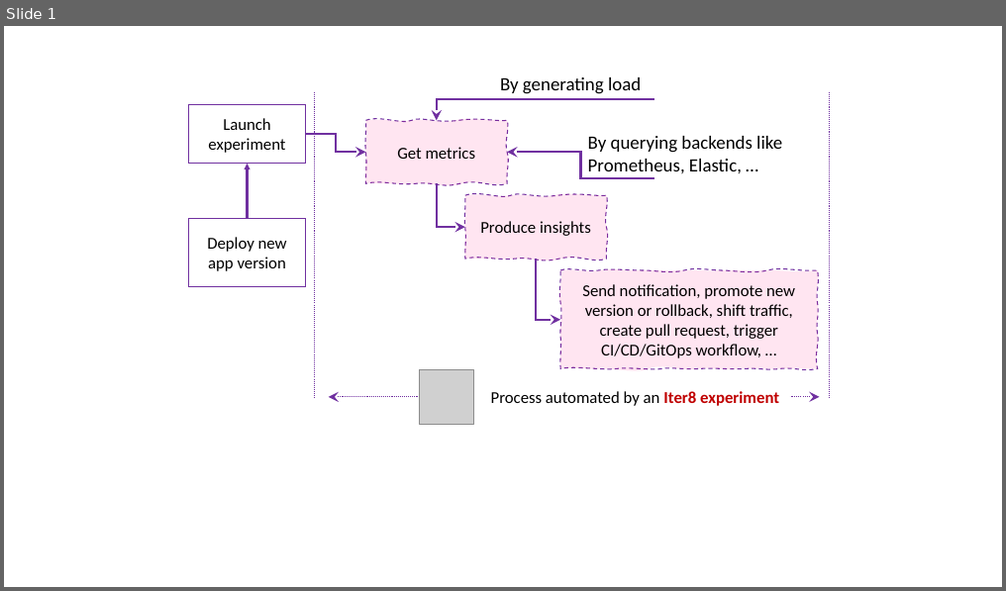
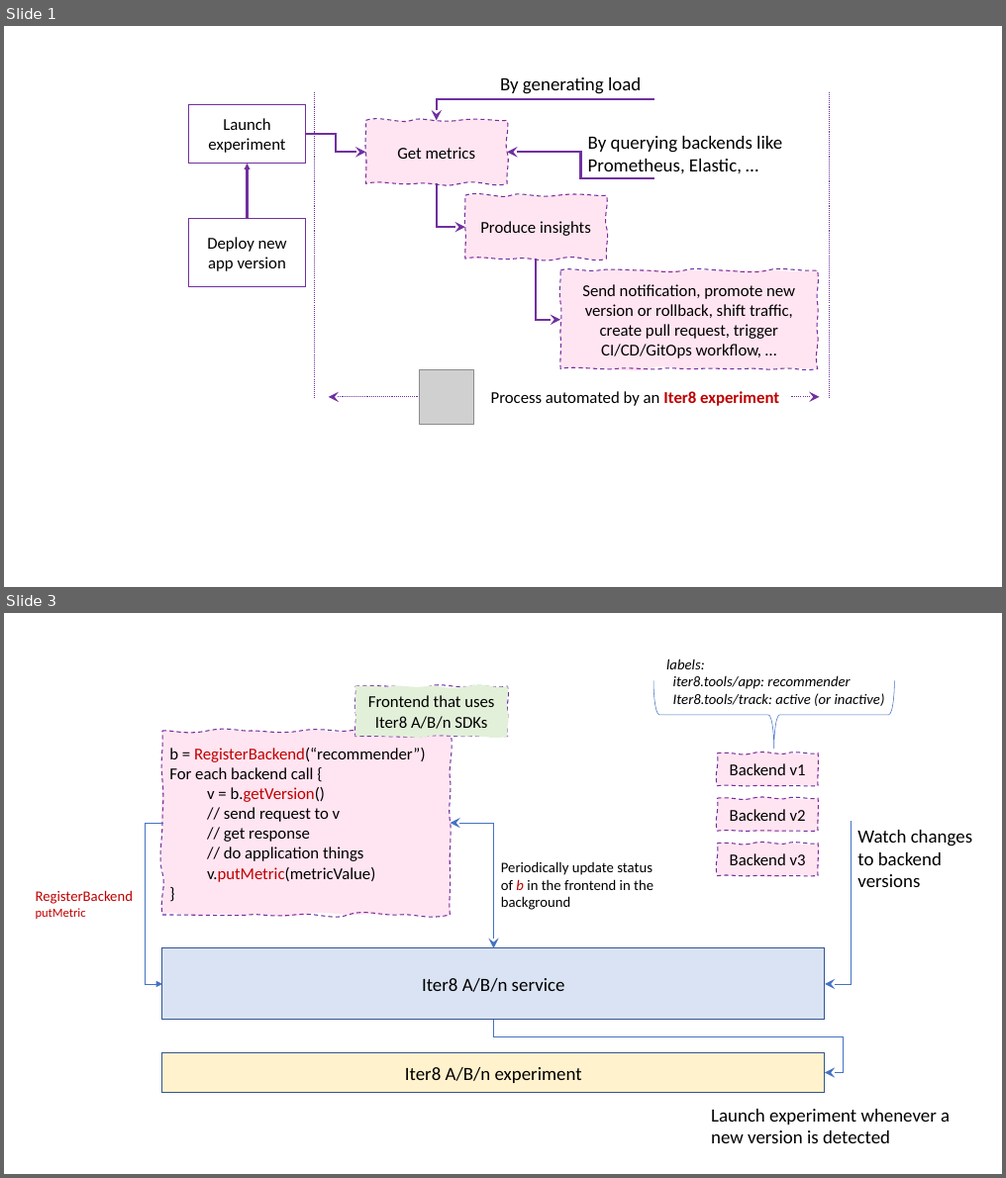
Before and after one commit to iter8-tools/iter8, a slide deck: mkdocs/docs/images/src/what-is-iter8.pptx. Shown one above the other, each under a label of ours: slide 1 before the commit, slides 1 and 3 after it; the slides between them are not shown. The pictures are 1006x591 and 1006x1178 pixels, drawn with LibreOffice and Linux fonts; fonts in the diff are those of the drawing; grey boxes stand for pictures. Boxes give left, top, right and bottom in pixels: in the first picture for what was removed or moved away, otherwise in the second. Text is boxed around its words. In the diff, an @@ line names an element or a change of style, - is before the commit and + after.

```diff
--- a/mkdocs/docs/images/src/what-is-iter8.pptx
+++ b/mkdocs/docs/images/src/what-is-iter8.pptx
@@ slide 3 added at (4,613,1002,1174), background #FFFFFF @@
@@ text added at (666,659,885,706), 14 pt, text #000000, italic @@
+labels:
+iter8.tools/app: recommender
+Iter8.tools/track: active (or inactive)
@@ freeform shape added at (355,686,508,737), fill #E2F0D9, outline #7030A0 1 pt dashed, 16 pt, text #000000 @@
+Frontend that uses Iter8 A/B/n SDKs
@@ left brace added at (653,680,894,749), outline #4472C4 0.5 pt @@
@@ freeform shape added at (162,731,450,915), fill #FF007E at 10% opacity, outline #7030A0 1 pt dashed, 16 pt, text #000000 @@
+b = RegisterBackend(“recommender”)
+For each backend call {
+  v = b.getVersion()
+  // send request to v
+  // get response
+  // do application things
+  v.putMetric(metricValue)
+}
@@ freeform shape added at (718,753,819,786), fill #FF007E at 10% opacity, outline #7030A0 1 pt dashed, 16 pt, text #000000 @@
+Backend v1
@@ freeform shape added at (718,799,819,832), fill #FF007E at 10% opacity, outline #7030A0 1 pt dashed, 16 pt, text #000000 @@
+Backend v2
@@ elbow arrow added from (163, 823) to (162, 984), #4472C4 0.5 pt @@
@@ elbow double arrow added from (450, 823) to (494, 949), #4472C4 0.5 pt @@
@@ freeform shape added at (718,844,819,876), fill #FF007E at 10% opacity, outline #7030A0 1 pt dashed, 16 pt, text #000000 @@
+Backend v3
@@ elbow arrow added from (850, 821) to (826, 984), #4472C4 0.5 pt @@
@@ text added at (857,830,972,887), 18 pt, text #000000 @@
+Watch changes to backend versions
@@ text added at (501,861,653,910), 14 pt, text #000000 @@
+Periodically update status of b in the frontend in the background
@@ text added at (36,890,133,919), 14 pt, text #C00000 @@
+RegisterBackend
+putMetric
@@ rectangle added at (162,949,825,1020), fill #DAE3F3, outline #325491 1 pt, 18 pt, text #000000 @@
+Iter8 A/B/n service
@@ elbow arrow added from (494, 1020) to (826, 1073), #4472C4 0.5 pt @@
@@ rectangle added at (162,1054,825,1093), fill #FFF2CC, outline #325491 1 pt, 18 pt, text #000000 @@
+Iter8 A/B/n experiment
@@ text added at (711,1109,949,1144), 18 pt, text #000000 @@
+Launch experiment whenever a new version is detected
```
Also in this commit, not shown: 1 other slide added, 2 other files.
